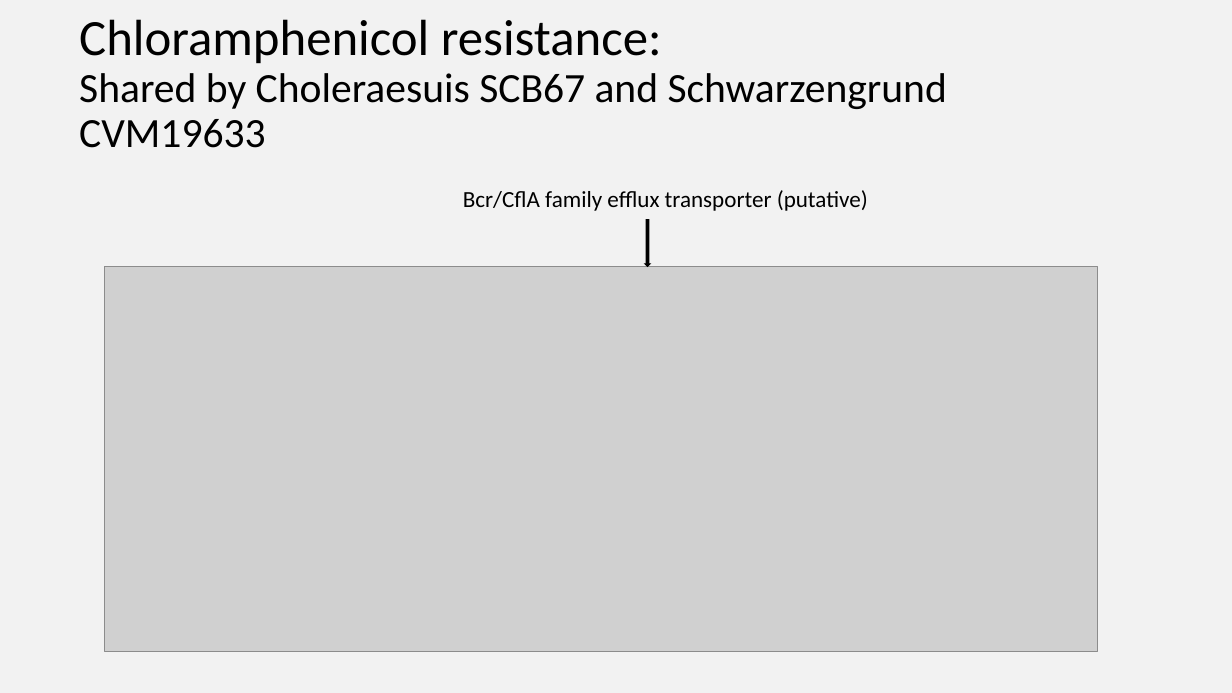
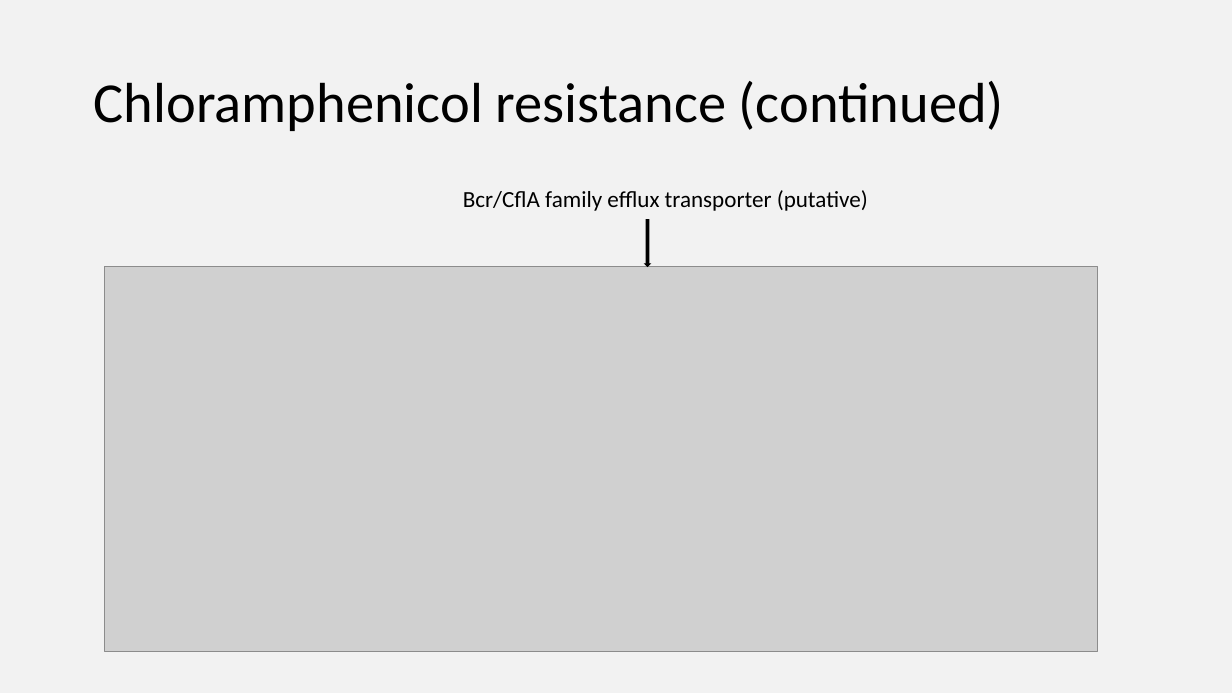
Before and after one commit to Yale-EEB723/finalproject, a slide deck: slide 25 of 190425_Verdegaal_EEB723_project.pptx (slide 24 before the commit). Drawn at 1232x693 pixels with LibreOffice and Linux fonts; fonts in the diff are those of the drawing; grey boxes stand for pictures. Boxes give left, top, right and bottom in pixels: in the first picture for what was removed or moved away, otherwise in the second. Text is boxed around its words. In the diff, an @@ line names an element or a change of style, - is before the commit and + after.

```diff
--- a/190425_Verdegaal_EEB723_project.pptx
+++ b/190425_Verdegaal_EEB723_project.pptx
@@ title removed at [79,19,947,148] @@
-Chloramphenicol resistance:
-Shared by Choleraesuis SCB67 and Schwarzengrund CVM19633
@@ text added at [94,81,1004,131], 44 pt, text #000000 @@
+Chloramphenicol resistance (continued)
```
Also in this commit, not shown: 4 other slides changed, 6 slides added, 2 slides removed, 1 other file.
